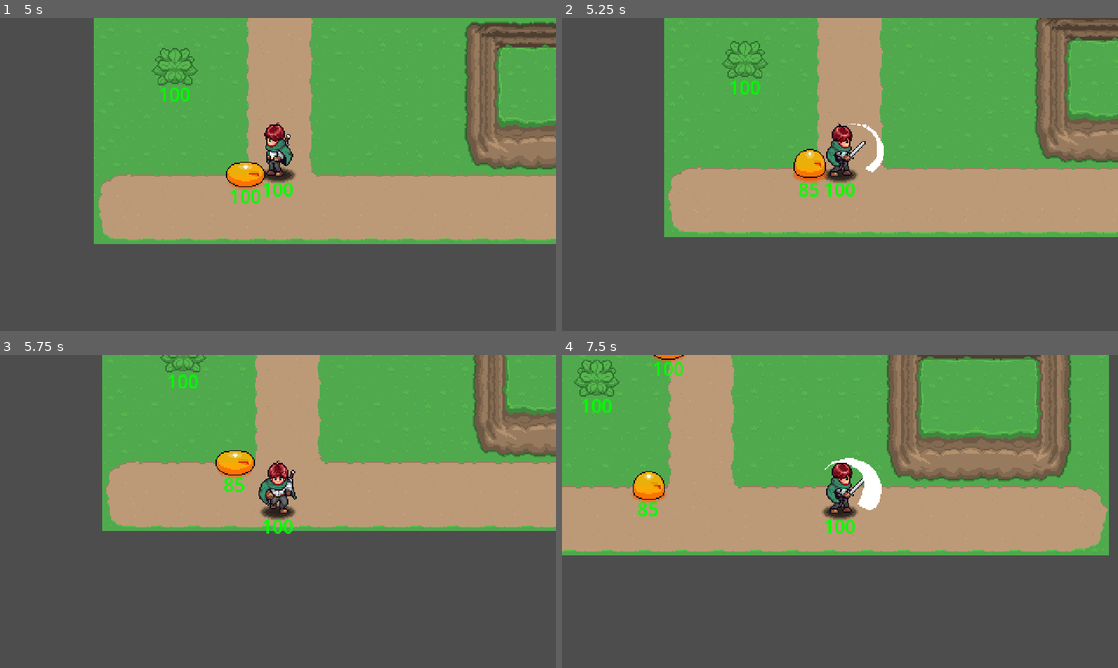
Above: before the commit, frames 1-4 (two rows, left to right).
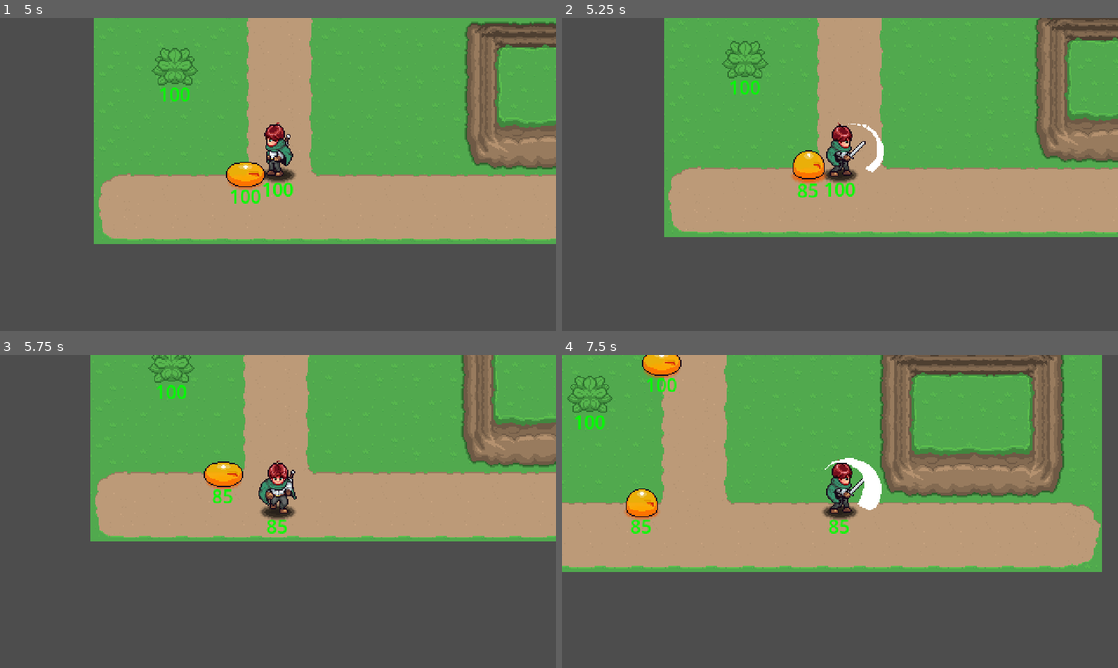
Above: after the commit, the same moments.

Repository: dylanwaling/aarpg
Game: Godot game, scene res://playground.tscn
Same seed, same stepped clock (60 frames per second), same inputs: the game is played once before the commit and once after it. Sound files missing from this copy of the repository are replaced by a short silence.
Inputs (mouse positions are in pixels of both pictures, inside the frame that each line leads up to):
- Up to frame 1 (5 s): move the mouse to (400, 158) at 0.52 s; press the mouse at (400, 158) at 0.53 s; hold D (right) 0.53-1.28 s; move the mouse to (166, 190) at 1.27 s; release the mouse at (166, 190) at 1.28 s; hold S (down) 1.28-2.03 s; click (166, 190) at 1.35 s; move the mouse to (333, 105) at 2.02 s; hold D (right) 2.03-2.78 s; hold Space (dash) 2.03-2.78 s; click (333, 105) at 2.3 s; move the mouse to (250, 237) at 2.77 s; hold W (up) 2.78-3.53 s; click (250, 237) at 2.85 s; move the mouse to (444, 221) at 3.52 s; press the mouse at (444, 221) at 3.53 s; hold A (left) from 3.53 s (still down); move the mouse to (111, 127) at 4.27 s; release the mouse at (111, 127) at 4.28 s; tap Space (dash) at 4.35 s; click (111, 127) at 4.55 s
- Up to frame 2 (5.25 s): move the mouse to (867, 174) at 5.02 s; release A (left) at 5.03 s; press the mouse at (867, 174) at 5.03 s; hold S (down) from 5.03 s (still down)
- Up to frame 3 (5.75 s): keep holding S (down)
- Up to frame 4 (7.5 s): move the mouse to (756, 433) at 5.77 s; release S (down) at 5.78 s; release the mouse at (756, 433) at 5.78 s; hold D (right) 5.78-6.53 s; click (756, 433) at 5.85 s; move the mouse to (962, 495) at 6.52 s; hold W (up) 6.53-7.28 s; hold Space (dash) 6.53-7.28 s; click (962, 495) at 6.8 s; move the mouse to (728, 527) at 7.27 s; hold D (right) from 7.28 s (still down); click (728, 527) at 7.35 s

Frame 1 is identical in both runs. In frame 2, 0.3% of the frame differs, in the area x 41-48%, y 41-58%; in frame 3, 13%; in frame 4, 22%, in the area x 0-99%, y 0-70%.

Commit message:
v0.0.78 player hitbox started

Diff:
--- a/Enemies/Slime/Slime.tscn
+++ b/Enemies/Slime/Slime.tscn
@@ -229,8 +229,8 @@
 }
 
 [sub_resource type="CapsuleShape2D" id="CapsuleShape2D_qsqqn"]
-radius = 12.0
-height = 28.0
+radius = 15.0
+height = 46.0
 
 [sub_resource type="CapsuleShape2D" id="CapsuleShape2D_2osmb"]
 radius = 11.0
@@ -267,7 +267,6 @@
 script = ExtResource("3_wyclx")
 
 [node name="CollisionShape2D" type="CollisionShape2D" parent="HitBox"]
-visible = false
 position = Vector2(0, -7)
 rotation = 1.5707964
 shape = SubResource("CapsuleShape2D_qsqqn")
--- a/GeneralNodes/Hitbox/HitBox.tscn
+++ b/GeneralNodes/Hitbox/HitBox.tscn
@@ -1,13 +1,8 @@
-[gd_scene load_steps=3 format=3 uid="uid://dlg0dema0uf3w"]
+[gd_scene load_steps=2 format=3 uid="uid://dlg0dema0uf3w"]
 
 [ext_resource type="Script" uid="uid://dqrt2g35b4rvt" path="res://GeneralNodes/Hitbox/Hitbox.gd" id="1_ibfht"]
-
-[sub_resource type="RectangleShape2D" id="RectangleShape2D_ibfht"]
 
 [node name="HitBox" type="Area2D"]
 collision_layer = 4
 collision_mask = 2112
 script = ExtResource("1_ibfht")
-
-[node name="CollisionShape2D" type="CollisionShape2D" parent="."]
-shape = SubResource("RectangleShape2D_ibfht")
--- a/GeneralNodes/Hitbox/Hitbox.gd
+++ b/GeneralNodes/Hitbox/Hitbox.gd
@@ -31,6 +31,7 @@
 func _ready():
 	# Start with hitbox disabled (won't detect collisions until activated)
 	set_deferred("monitoring", false)
+	set_deferred("monitorable", true)  # Allow it to be detected/visible for debugging
 
 	# Connect to collision detection system
 	area_entered.connect(_on_area_entered)
@@ -64,6 +65,11 @@
 	if not area.has_method("take_hit"):
 		return
 
+	# ─────────── SELF-DAMAGE PREVENTION ───────────
+	# Don't let entities damage themselves (HitBox and HurtBox on same parent)
+	if area.get_parent() == get_parent():
+		return
+
 	# ─────────── DUPLICATE HIT PREVENTION ───────────
 	# Get the entity that owns this HurtBox (Player, Enemy, Plant, etc.)
 	var target_owner = area.get_parent()
--- a/GeneralNodes/Hurtbox/HurtBox.tscn
+++ b/GeneralNodes/Hurtbox/HurtBox.tscn
@@ -1,3 +1,8 @@
-[gd_scene format=3 uid="uid://b2u4lhopnxdrg"]
+[gd_scene load_steps=2 format=3 uid="uid://b2u4lhopnxdrg"]
 
-[node name="HurtBox" type="Node2D"]
+[ext_resource type="Script" uid="uid://dq4wfb6ceho5w" path="res://GeneralNodes/Hurtbox/HurtBox.gd" id="1"]
+
+[node name="HurtBox" type="Area2D"]
+collision_layer = 2048
+collision_mask = 4
+script = ExtResource("1")
--- a/Player/Scripts/AttackState.gd
+++ b/Player/Scripts/AttackState.gd
@@ -28,11 +28,9 @@
 
 # ─────────── INTERNAL ATTACK STATE (DON'T MODIFY) ───────────
 var _time_left: float = 0.0                         # Countdown timer for attack duration
-var _default_hitbox_scene: PackedScene              # Cached default hitbox scene to avoid repeated preload
 var _attack_sound: AudioStream                      # Cached attack sound to avoid repeated preload
 var _locked_facing: Vector2 = Vector2.DOWN          # Direction locked when attack started
-var _current_hitbox: Node = null                    # Active damage hitbox reference
-var _hitbox_created: bool = false                   # Whether hitbox has been created this attack
+var _hitbox_activated: bool = false                 # Whether hitbox has been activated this attack
 
 
 
@@ -58,7 +56,7 @@
 
 	# Initialize attack timing
 	_time_left = attack_duration
-	_hitbox_created = false
+	_hitbox_activated = false
 
 func _show_and_play_attack_effects():
 	# Get references to the attack effects nodes
@@ -191,7 +189,7 @@
 					new_dodge_direction = Vector2.DOWN
 
 				# Redirect existing attack hitbox to new dodge direction
-				if _current_hitbox and is_instance_valid(_current_hitbox):
+				if player.hitbox and _hitbox_activated:
 					_redirect_hitbox_to_direction(new_dodge_direction)
 			else:
 				# Normal attack movement - keep sprite locked to attack direction
@@ -253,52 +251,30 @@
 
 # ─────────── HITBOX SYSTEM METHODS ───────────
 func _setup_attack_hitbox():
-	"""Prepares the hitbox system (called when attack starts)"""
-	# Load default hitbox if none assigned in inspector
-	if not hitbox_scene:
-		if not _default_hitbox_scene:
-			_default_hitbox_scene = preload("res://GeneralNodes/Hitbox/Hitbox.tscn")
-		hitbox_scene = _default_hitbox_scene
-		if not hitbox_scene:
-			return
-
-	# Create the hitbox with delay for attack wind-up timing
-	get_tree().create_timer(hitbox_delay).timeout.connect(_create_damage_hitbox)
-
-func _create_damage_hitbox():
-	"""Creates and activates the damage hitbox"""
-	if not hitbox_scene:
-		return
-
-	# Create the hitbox instance and add to player scene
-	_current_hitbox = hitbox_scene.instantiate()
-	player.add_child(_current_hitbox)
-
-	# Position the hitbox based on attack direction
+	"""Prepare the attack's damage zone - delayed activation for wind-up"""
+	# ═══════════ VERIFY HITBOX EXISTS ═══════════
+	if not player.hitbox:
+		push_error("AttackState: Player has no hitbox! Add a HitBox node to the Player scene.")
+		return
+
+	# Position hitbox based on attack direction IMMEDIATELY (before activation)
 	_position_hitbox_for_direction()
 
-	# ─────────── COLLISION SYSTEM SETUP ───────────
-	# Set up what this attack hitbox can hit and what layer it belongs to
-	#
-	# COLLISION LAYERS (what AM I?):
-	# Layer 3 = Player Attacks: 2^(3-1) = 2^2 = 4
-	#
-	# COLLISION MASKS (what can I HIT?):
-	# Mask 12 = Enemy Hurtboxes: 2^(12-1) = 2^11 = 2048
-	# Mask 6 = Environment Objects: 2^(6-1) = 2^5 = 32
-	#
-	_current_hitbox.collision_layer = 4  # "I am a player attack"
-	_current_hitbox.collision_mask = 2048 + 32  # "I can hit enemies and destructible objects"
-
-	# Hitbox uses its own @export damage and knockback_force values from scene
-
-	# Wait one frame for collision system to register, then activate
-	await get_tree().process_frame
-	_current_hitbox.activate()
+	# Schedule hitbox activation after wind-up delay
+	get_tree().create_timer(hitbox_delay).timeout.connect(_activate_damage_hitbox)
+
+func _activate_damage_hitbox():
+	"""Turn on damage dealing after wind-up period"""
+	if not player.hitbox or _hitbox_activated:
+		return
+
+	# Activate the hitbox (starts detecting collisions and dealing damage)
+	player.hitbox.activate()
+	_hitbox_activated = true
 
 func _position_hitbox_for_direction():
 	"""Position the damage area in front of the player based on which way they're attacking"""
-	if not _current_hitbox:
+	if not player.hitbox:
 		return
 
 	# ─────────── HITBOX POSITIONING MATH ───────────
@@ -322,14 +298,13 @@
 	# The player's collision shape is at their feet, but attacks come from their body/weapon
 	# So we position hitboxes relative to the sprite center instead of the collision shape
 	var sprite_center_position = player.global_position + player.sprite.position
-	_current_hitbox.global_position = sprite_center_position + hitbox_offset
+	player.hitbox.global_position = sprite_center_position + hitbox_offset
 
 func _cleanup_hitbox():
-	"""Remove the active hitbox when attack ends"""
-	if _current_hitbox and is_instance_valid(_current_hitbox):
-		_current_hitbox.deactivate()
-		_current_hitbox.queue_free()
-		_current_hitbox = null
+	"""Deactivate the hitbox when attack ends"""
+	if player.hitbox:
+		player.hitbox.deactivate()
+	_hitbox_activated = false
 
 # ─────────── ATTACK RANGE ACCESS (FOR SYSTEMS INTEGRATION) ───────────
 func get_attack_range() -> float:
@@ -360,8 +335,8 @@
 	return false
 
 func _redirect_hitbox_to_direction(new_direction: Vector2):
-	"""Redirect the existing attack hitbox to the new dodge direction"""
-	if not _current_hitbox or not is_instance_valid(_current_hitbox):
+	"""Reposition hitbox mid-attack when player dodge-redirects their attack"""
+	if not player.hitbox:
 		return
 
 	# Calculate new hitbox position based on new direction
@@ -380,4 +355,4 @@
 
 	# Move existing hitbox to new position
 	var sprite_center_position = player.global_position + player.sprite.position
-	_current_hitbox.global_position = sprite_center_position + hitbox_offset
+	player.hitbox.global_position = sprite_center_position + hitbox_offset
--- a/Player/Scripts/player.gd
+++ b/Player/Scripts/player.gd
@@ -33,6 +33,7 @@
 @onready var anim: AnimationPlayer   = $AnimationPlayer # Controls all player animations (walk, idle, attack)
 @onready var health_component: Node2D = $Health         # The health management component
 @onready var hurtbox: Area2D         = $HurtBox        # Receives damage from enemy attacks
+@onready var hitbox: Area2D          = $HitBox         # Deals damage to enemies (activated during attacks)
 @onready var attack_fx_sprite: Sprite2D = $Sprite2D/AttackFX/AttackEffectsSprite # Attack visual effects sprite
 @onready var attack_fx_anim: AnimationPlayer = $Sprite2D/AttackFX/AttackEffectsSprite/AnimationPlayer # Attack effects animation
 @onready var attack_fx_node: Node2D  = $Sprite2D/AttackFX # Attack effects container node
--- a/Player/player.tscn
+++ b/Player/player.tscn
@@ -1,12 +1,13 @@
-[gd_scene load_steps=29 format=3 uid="uid://bf4esf57fcnh8"]
+[gd_scene load_steps=31 format=3 uid="uid://cgmc4i6kjpqus"]
 
 [ext_resource type="Texture2D" uid="uid://o3e3kn504do0" path="res://Player/Sprites/PlayerSprite02.png" id="1_btcbx"]
-[ext_resource type="Script" uid="uid://dea0ldwa8lkts" path="res://Player/Scripts/Player.gd" id="1_j23h2"]
+[ext_resource type="Script" uid="uid://dea0ldwa8lkts" path="res://Player/Scripts/player.gd" id="1_j23h2"]
 [ext_resource type="Script" uid="uid://cyrer5xf1hoe8" path="res://Player/Scripts/IdleState.gd" id="2_btcbx"]
 [ext_resource type="Texture2D" uid="uid://b2v6h3thvxtdi" path="res://Player/Sprites/AttackSprite01.png" id="2_k53q1"]
 [ext_resource type="Texture2D" uid="uid://d1kd7q3k48wwr" path="res://Player/Sprites/Shadow.png" id="3_fhl08"]
 [ext_resource type="Script" uid="uid://hdq0d4xkdg1t" path="res://Player/Scripts/WalkState.gd" id="3_gwnis"]
 [ext_resource type="Script" uid="uid://b761552yeb8ov" path="res://Player/Scripts/AttackState.gd" id="4_gwnis"]
+[ext_resource type="Script" uid="uid://dqrt2g35b4rvt" path="res://GeneralNodes/Hitbox/Hitbox.gd" id="5_v0k0e"]
 [ext_resource type="Script" uid="uid://xe7ts6lhkvky" path="res://Player/Scripts/DashState.gd" id="7_vtle1"]
 [ext_resource type="Script" uid="uid://dq4wfb6ceho5w" path="res://GeneralNodes/Hurtbox/HurtBox.gd" id="8_s1rgi"]
 [ext_resource type="PackedScene" uid="uid://bqqeepb7e0e8d" path="res://GeneralNodes/Health/Health.tscn" id="9_j23h2"]
@@ -311,6 +312,8 @@
 &"walk_up": SubResource("Animation_vtle1")
 }
 
+[sub_resource type="CircleShape2D" id="CircleShape2D_0j2ni"]
+
 [sub_resource type="RectangleShape2D" id="RectangleShape2D_j23h2"]
 size = Vector2(33, 44)
 
@@ -355,6 +358,14 @@
 
 [node name="Camera2D" type="Camera2D" parent="."]
 
+[node name="HitBox" type="Area2D" parent="."]
+collision_layer = 0
+collision_mask = 2048
+script = ExtResource("5_v0k0e")
+
+[node name="CollisionShape2D" type="CollisionShape2D" parent="HitBox"]
+shape = SubResource("CircleShape2D_0j2ni")
+
 [node name="HurtBox" type="Area2D" parent="."]
 collision_layer = 2
 collision_mask = 0
